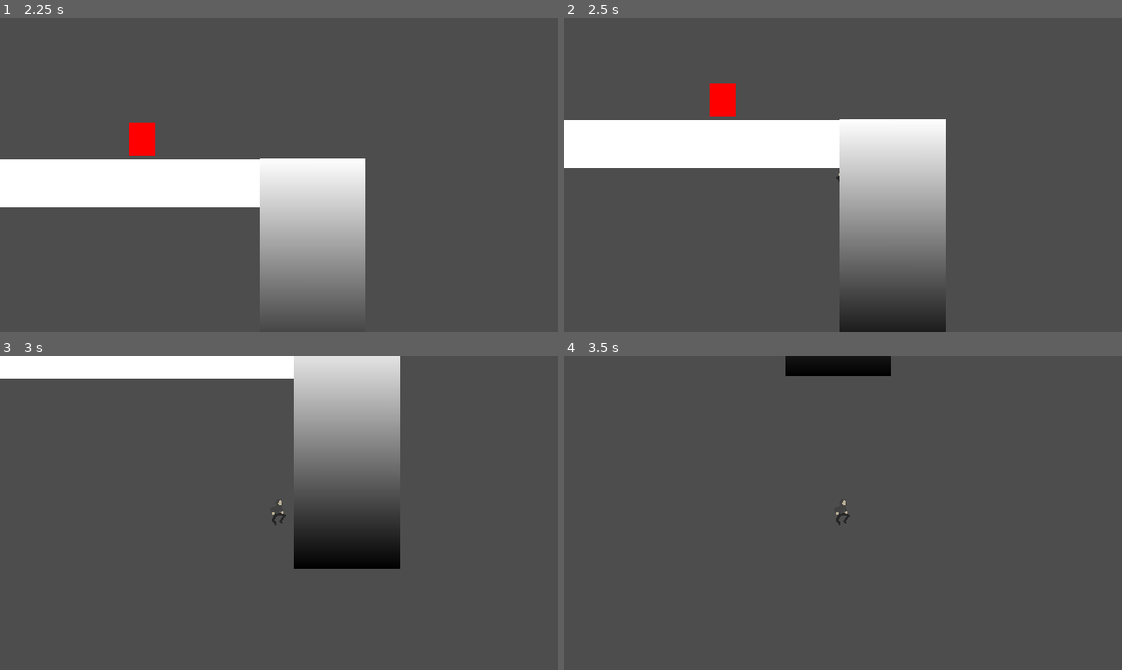
Above: before the commit, frames 1-4 (two rows, left to right).
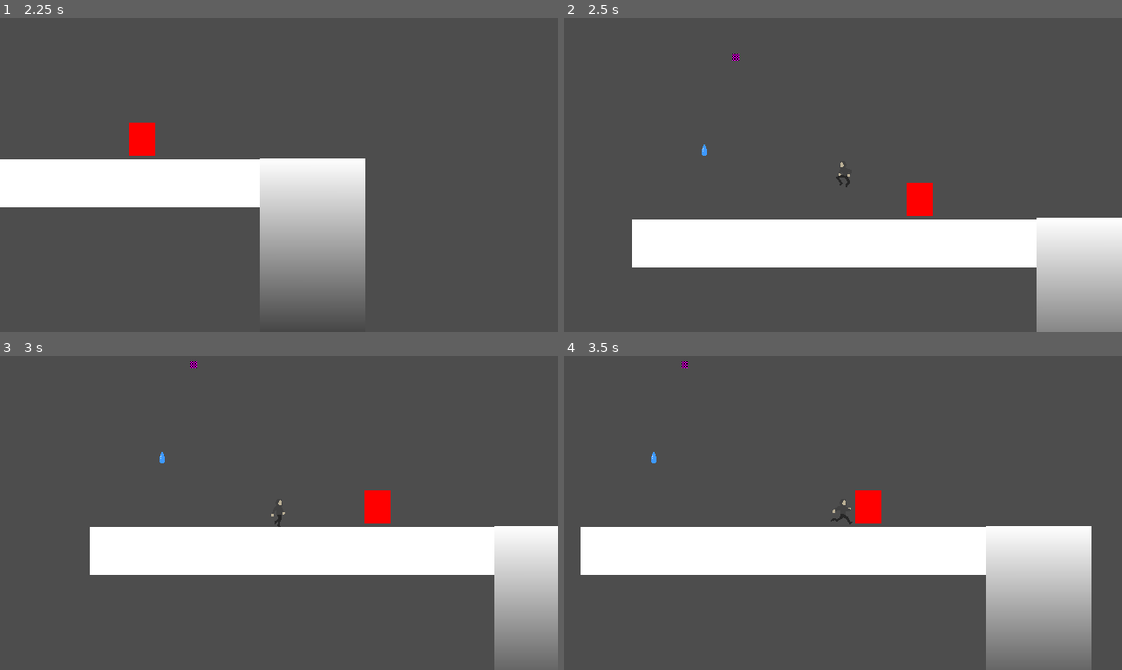
Above: after the commit, the same moments.

Repository: Aterlone/MasseyGameJam
Game: Godot game, scene res://Testing.tscn
The game is run twice, just before and just after one commit, with the same random seed, the same clock (stepped at 60 frames per second) and the same inputs. This scene is started directly instead of the project's main scene.
Inputs:
- Up to frame 1 (2.25 s): tap Enter (ui_accept) at 0.5, 0.77, 1.52 s; hold Right (ui_right) 0.53-2.03 s; hold Left (ui_left) from 2.03 s (still down)
- Up to frame 2 (2.5 s): keep holding Left (ui_left)
- Up to frame 3 (3 s): release Left (ui_left) at 2.78 s; hold Right (ui_right) from 2.78 s (still down)
- Up to frame 4 (3.5 s): keep holding Right (ui_right); tap Enter (ui_accept) at 3.02 s

Frame 1 is identical in both runs. In frame 2, 32% of the frame differs, in the area x 0-100%, y 11-100%; in frame 3, 28%; in frame 4, 22%.
Error in both runs: Attempt to call function 'get_child' in base 'null instance' on a null instance. (res://player/playerValues.gd:33)

Commit message:
Pit update

Diff:
--- a/Misc/pitOfDoom.gd
+++ b/Misc/pitOfDoom.gd
@@ -10,19 +10,16 @@
 func _process(delta: float) -> void:
 	if (locked):
 		print("Locked")
-		cam.global_position = lockPos
+
+	cam.unlocked = !locked
 
 ##On entering pit
 func _on_area_entered(area: Node2D):
 	print("Entered")
 	locked = true
 	cam = MAIN.get_node("MainCamera")
-	print(locked, " ", cam)
-	lockPos = cam.position
 
 ##On exiting pit
 func _on_area_exited(area: Node2D):
 	locked = false
-	cam.get_parent().position = Vector2.ZERO
-
 	area.get_parent().get_node("Sprite2D").respawn()
--- a/house_1.tscn
+++ b/house_1.tscn
@@ -7,9 +7,10 @@
 [ext_resource type="Script" uid="uid://dkuma2o8uaqf" path="res://Misc/pitOfDoom.gd" id="5_mu17e"]
 
 [sub_resource type="RectangleShape2D" id="RectangleShape2D_kn2ne"]
-size = Vector2(20, 63.2353)
+size = Vector2(15.7566, 73.4979)
 
 [sub_resource type="Gradient" id="Gradient_lj67a"]
+colors = PackedColorArray(0, 0, 0, 1, 0, 0, 0, 0.333333)
 
 [sub_resource type="GradientTexture1D" id="GradientTexture1D_o4k3h"]
 gradient = SubResource("Gradient_lj67a")
@@ -60,22 +61,35 @@
 position = Vector2(1276, -5)
 
 [node name="Bottomless Pit" type="Area2D" parent="."]
+z_index = 2
 position = Vector2(1549, 300)
 scale = Vector2(6.08, 4.08)
 script = ExtResource("5_mu17e")
 
 [node name="CollisionShape2D" type="CollisionShape2D" parent="Bottomless Pit"]
-position = Vector2(0, 26.2255)
+z_index = 2
+position = Vector2(-2.12169, 22.2015)
+scale = Vector2(1, 0.784216)
 shape = SubResource("RectangleShape2D_kn2ne")
 
 [node name="TextureRect" type="TextureRect" parent="Bottomless Pit"]
+z_index = 2
+offset_left = -9.86841
+offset_top = 45.8333
+offset_right = 529.132
+offset_bottom = 65.8333
+rotation = -1.57042
+scale = Vector2(0.105245, 0.784216)
+texture = SubResource("GradientTexture1D_o4k3h")
+metadata/_edit_use_anchors_ = true
+
+[node name="ColorRect" type="ColorRect" parent="Bottomless Pit"]
+z_index = 2
 offset_left = -10.0
-offset_top = 58.0
-offset_right = 529.0
-offset_bottom = 78.0
-rotation = -1.57042
-scale = Vector2(0.125, 1)
-texture = SubResource("GradientTexture1D_o4k3h")
+offset_top = 45.0
+offset_right = 6.0
+offset_bottom = 56.0
+color = Color(0, 0, 0, 1)
 metadata/_edit_use_anchors_ = true
 
 [connection signal="area_entered" from="Bottomless Pit" to="Bottomless Pit" method="_on_area_entered"]
--- a/player/main_camera.gd
+++ b/player/main_camera.gd
@@ -3,7 +3,10 @@
 @onready var MAIN = get_tree().get_root().get_node("Main")
 @onready var PLAYER = get_tree().get_root().get_node("Main/Player")
 
+@export var unlocked: bool = true
+
 
 func _physics_process(delta: float) -> void:
-	global_position.x = global_position.x + (PLAYER.global_position.x - global_position.x) * 0.22
-	global_position.y = global_position.y + (PLAYER.global_position.y - global_position.y) * 0.2
+	if unlocked:
+		global_position.x = global_position.x + (PLAYER.global_position.x - global_position.x) * 0.22
+		global_position.y = global_position.y + (PLAYER.global_position.y - global_position.y) * 0.2
--- a/player/playerValues.gd
+++ b/player/playerValues.gd
@@ -39,6 +39,8 @@
 	if not current_health:
 		respawn()
 
+
+
 	score += delta
 
 	## Hurt
@@ -67,11 +69,11 @@
 
 func respawn():
 	# Check point swap vals
-		self.current_health = cp_health
-		get_parent().global_position = cp_pos
-		for child in area_container.get_children():
-			child.queue_free()
+	self.current_health = cp_health
+	get_parent().global_position = cp_pos
+	for child in area_container.get_children():
+		child.queue_free()
 
-		await get_tree().process_frame
-		var the_scene = load(scene)
-		area_container.add_child(the_scene.instantiate())
+	await get_tree().process_frame
+	var the_scene = load(scene)
+	area_container.add_child(the_scene.instantiate())
